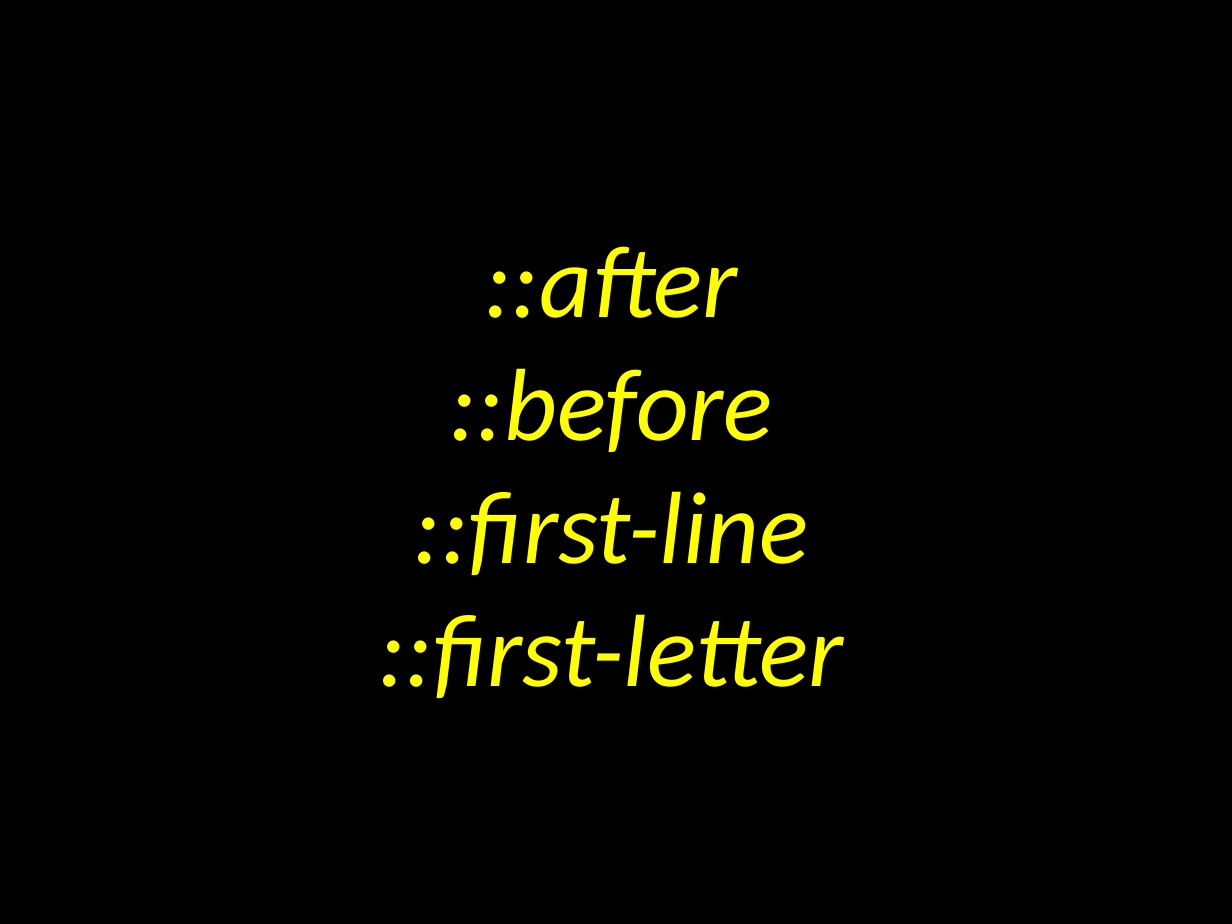
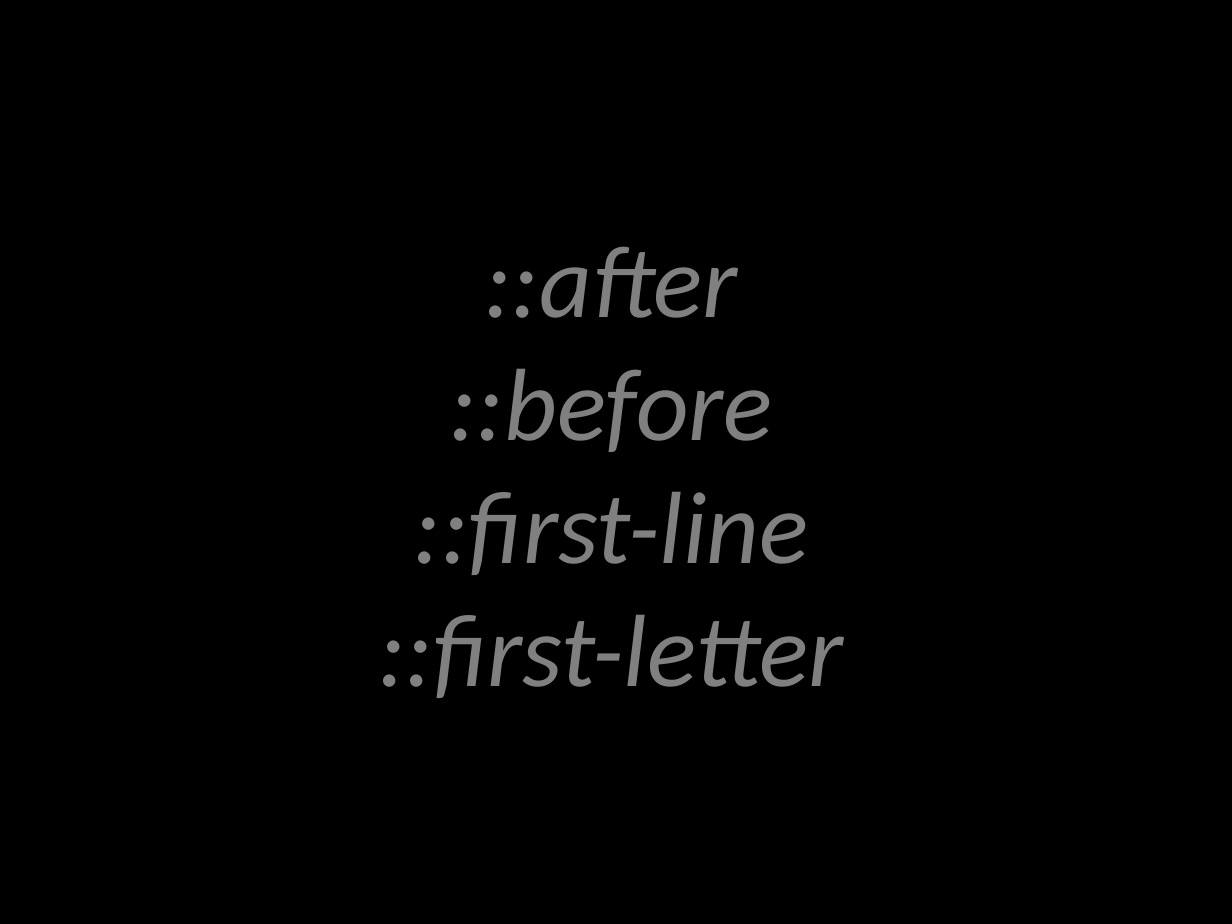
Before and after one commit to elloraCpe/courses, a slide deck: slide 33 of CPEE1/02. Week 2/00. Presentation/Week 2.pptx. Drawn at 1232x924 pixels with LibreOffice and Linux fonts; fonts in the diff are those of the drawing. Boxes give left, top, right and bottom in pixels: in the first picture for what was removed or moved away, otherwise in the second. Text is boxed around its words. In the diff, an @@ line names an element or a change of style, - is before the commit and + after.

```diff
--- a/CPEE1/02. Week 2/00. Presentation/Week 2.pptx
+++ b/CPEE1/02. Week 2/00. Presentation/Week 2.pptx
@@ text "::after" at <box>378,246,844,698</box>: text colour #FFFF00 to #808080 @@
```
Also in this commit, not shown: 4 other slides changed, 4 slides added, 1 slide removed.
